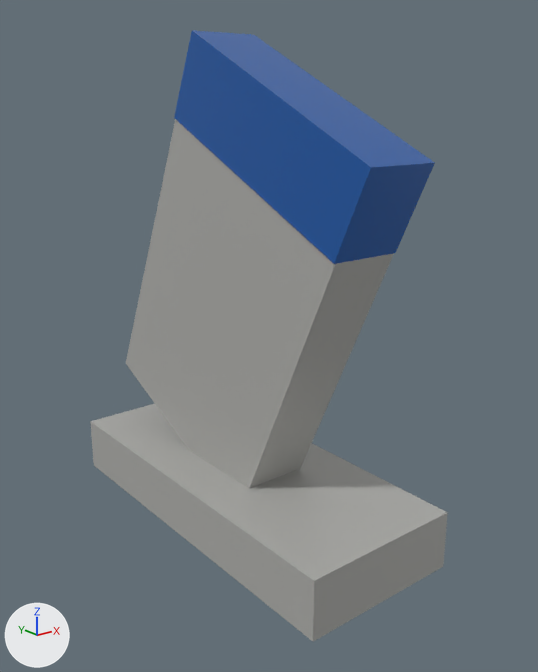
One commit to the glTF model assets/base/gltf/greebles/civilian_fin.glb: the scene before it, then after it.
One viewpoint serves both versions: a 50 mm lens placed at (-0.258, -0.346, 0.253), pointed at (0.006, -0.015, 0.121). Every picture has the same lights, and +X, +Y and +Z are marked at lower left. The first picture is the older version.
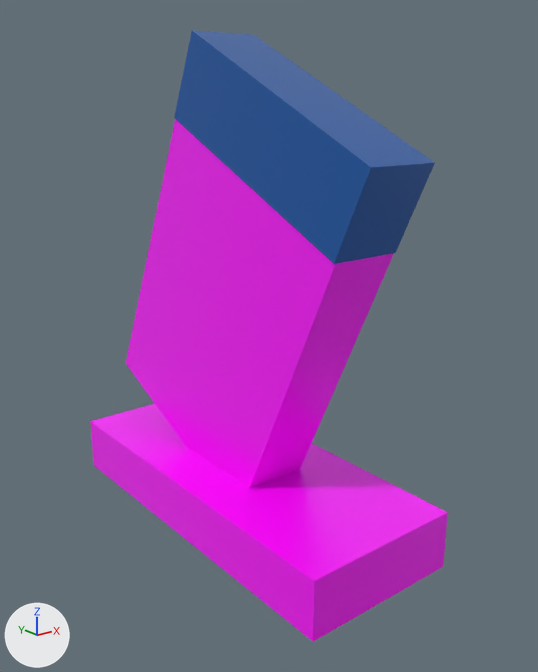
What differs and where, as boxes [x1, y1, x2, y2] in the pictures (538 x 672 px):
'Mesh_0', recoloured (grey to pink): [90, 116, 448, 641] in both

Patch to the scene script:
```diff
--- a/assets/base/gltf/greebles/civilian_fin.glb.py
+++ b/assets/base/gltf/greebles/civilian_fin.glb.py
@@ mat_hull @@
 mat_hull = principled_material('hull')
-mat_hull.base_color = (0.42, 0.42, 0.4)  # grey #adadaa
+mat_hull.base_color = (1.0, 0.0, 1.0)  # pink #ff00ff
 mat_hull.roughness = 0.35
```
